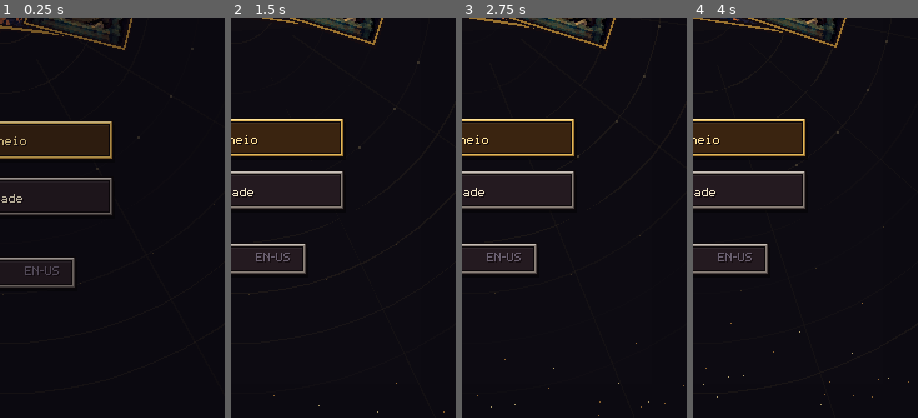
Above: before the commit, frames 1-4 (left to right).
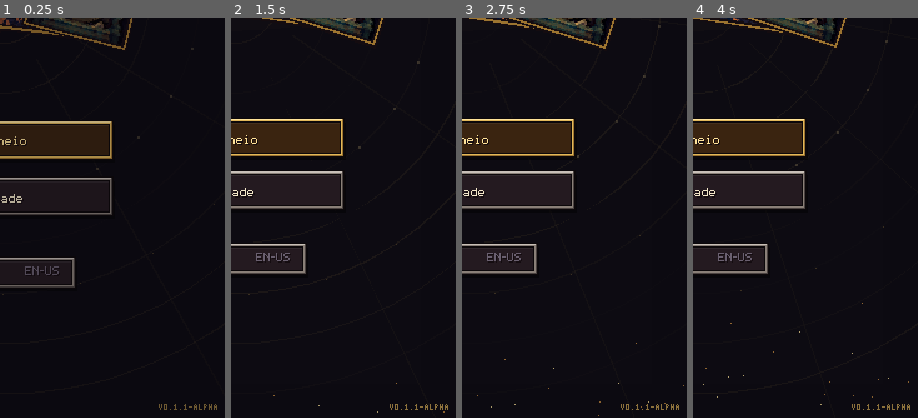
Above: after the commit, the same moments.

Repository: Sapyst/KodeX-Card-Game
Game: Godot game, scene res://fluxo.tscn
Two runs of this game, one before a commit and one after it. Both use one fixed random seed, a clock stepped at 60 frames per second and the inputs below.
Inputs (mouse positions are % of the whole screen's width and height, from its top left):
- Up to frame 1 (0.25 s): no input
- Up to frame 2 (1.5 s): move the mouse to (72, 45) at 0.52 s; click (72, 45) at 0.67 s; drag from (30, 55) to (45, 70) at 1.27 s
- Up to frame 3 (2.75 s): move the mouse to (60, 28) at 2.02 s; click (60, 28) at 2.17 s
- Up to frame 4 (4 s): drag from (45, 70) to (20, 35) at 2.77 s; move the mouse to (80, 65) at 3.52 s; click (80, 65) at 3.67 s
The pictures show only the part of the screen within x 50-100%, y 50-100%; the shares and areas given below are measured in that part.

The runs differ from the first frame. In frame 1, 0.1% of the frame differs, in the area x 70-97%, y 96-98%; in frame 2, 0.1%; in frame 3, 0.1%; in frame 4, 0.1%.

Commit message:
v0.1.1-alpha: reembaralhar o cemitério, visual de Guarda, versão no título
- Deck vazio: pode pagar 5 de Cornucópia (com 6+) para reembaralhar o cemitério no deck (jogo, simulador e regras)
- Entidade com Guarda: carta mais clara, moldura azul-prateada, escudo no topo e reflexo animado
- Versão 0.1.1-alpha (versionCode 2) mostrada na tela de título

Co-Authored-By: Claude Opus 5.5 <noreply@anthropic.com>

Diff:
--- a/godot/carta.gd
+++ b/godot/carta.gd
@@ -69,8 +69,28 @@
 var sem_renascer := false
 
 
+var _fx: Node2D                          # camada sem luz da mesa (cores fiéis): efeito de Guarda
+
+
+func _ready() -> void:
+	_fx = Node2D.new()
+	var mat := CanvasItemMaterial.new()
+	mat.light_mode = CanvasItemMaterial.LIGHT_MODE_UNSHADED
+	_fx.material = mat
+	_fx.draw.connect(_desenhar_fx)
+	add_child(_fx)
+
+
 func _process(_d: float) -> void:
 	queue_redraw()
+	if _fx:
+		_fx.queue_redraw()
+
+
+func _desenhar_fx() -> void:
+	if em_campo and virada_para_cima and tipo == "entidade" and tem("guarda"):
+		_fx.draw_set_transform_matrix(Transform2D(0.0, Vector2(maxf(absf(giro), 0.02), 1.0), inclinacao, bob.round()))
+		_guarda(-LARG / 2, -ALT / 2)
 
 
 func _draw() -> void:
@@ -350,3 +370,33 @@
 	if d < w: return Vector2(x + w - d, y + h)
 	d -= w
 	return Vector2(x, y + h - minf(d, h))
+
+
+const ESCUDO := ["0111110", "1222221", "1233321", "1233321", "1223221", "0122210", "0012100", "0001000"]
+
+
+## Guarda: carta mais clara (véu azul 12%), contorno azul-aço de 2 px, um reflexo de escudo atravessando a carta
+## a cada 1,8 s e um escudo pixel 7×8 (×1) preso no topo, no meio.
+func _guarda(x0: int, y0: int) -> void:
+	var tt := Time.get_ticks_msec() / 1000.0
+	var r := Rect2(x0, y0, LARG, ALT)
+	_fx.draw_rect(r, Color(0.75, 0.88, 1.0, 0.2))
+	var fase := fmod(tt / 1.8, 1.0)
+	var bx := x0 - 8 + fase * (LARG + 16)
+	for k in 3:                                   # reflexo inclinado: 3 degraus de 2 px de altura cada terço
+		var xx := bx + k * 3
+		var faixa := Rect2(xx, y0 + k * ALT / 3.0, 4, ALT / 3.0).intersection(r)
+		if faixa.size.x > 0:
+			_fx.draw_rect(faixa, Color(1, 1, 1, 0.22))
+	var pulso := 0.7 + 0.3 * sin(tt * TAU / 1.4)
+	_fx.draw_rect(r.grow(1), Color(0.7, 0.85, 1.0, pulso), false, 2.0)
+	_fx.draw_rect(r.grow(3), Color(0.45, 0.65, 1.0, 0.55 * pulso), false, 2.0)
+	_fx.draw_rect(r.grow(5), Color(0.45, 0.65, 1.0, 0.25 * pulso), false, 2.0)
+	var cores := [Color(0, 0, 0, 0), Color("#1b2333"), Color("#c9d6ea"), Color("#4f7fd0")]
+	var ox := x0 + LARG / 2 - 7                    # escudo 2× (14×16 px) centrado sobre a borda de cima
+	var oy := y0 - 9
+	for yy in ESCUDO.size():
+		for xx in 7:
+			var v := int(ESCUDO[yy][xx])
+			if v > 0:
+				_fx.draw_rect(Rect2(ox + xx * 2, oy + yy * 2, 2, 2), cores[v])
--- a/godot/dados/ui_en.json
+++ b/godot/dados/ui_en.json
@@ -95,5 +95,9 @@
  "ESCOLHA O ALVO": "CHOOSE A TARGET",
  "TOQUE UMA ENTIDADE SUA": "TAP ONE OF YOUR ENTITIES",
  "TOQUE NUMA CARTA": "TAP A CARD",
- "EFEITO: ": "EFFECT: "
+ "EFEITO: ": "EFFECT: ",
+ "DECK VAZIO": "EMPTY DECK",
+ "REEMBARALHAR O CEMITERIO: -%d CORNUCOPIA": "RESHUFFLE GRAVEYARD: -%d CORNUCOPIA",
+ "REEMBARALHAR": "RESHUFFLE",
+ "NAO  (-%d)": "NO  (-%d)"
 }
--- a/godot/fluxo.gd
+++ b/godot/fluxo.gd
@@ -375,6 +375,9 @@
 
 
 func _titulo() -> void:
+	# versão no canto inferior direito (vem de application/config/version)
+	var ver := "v" + str(ProjectSettings.get_setting("application/config/version", ""))
+	PixelFonte.desenhar(self, Vector2(354 - PixelFonte.largura(ver.to_upper()), 628), ver.to_upper(), Color(0.89, 0.72, 0.35, 0.6))
 	# cartas lendárias em leque, abrindo e respirando
 	var ids := ["ind_tupa", "cri_sao_miguel_arcanjo", "hin_shiva_nataraja", "bru_hecate", "tao_imperador_de_jade"]
 	var e := _entrada(2)
--- a/godot/mesa.gd
+++ b/godot/mesa.gd
@@ -126,6 +126,24 @@
 	await _ir_para_deck()
 	await _comprar_mao()
 	print("PRONTO: mão inicial comprada")
+	if OS.get_environment("GD_TESTE_REEMB") != "":             # teste: Guarda em campo + deck vazio → reembaralhar
+		var g := _nova_carta(proj(DECK_JOG), 1.0)
+		g.definir(db["cartas"]["hin_durga"], 0)
+		g.virada_para_cima = true
+		deck_jog.erase(g)
+		await _por_em_campo(g, 0, 1)
+		for c in deck_jog.duplicate():
+			cemit[0].append({"dados": c.dados, "no": null})
+			c.queue_free()
+		deck_jog.clear()
+		cemiterio[0] = cemit[0].size()
+		await get_tree().create_timer(1.0).timeout
+		get_tree().create_timer(1.5).timeout.connect(func() -> void: escolhido.emit(true))
+		await _comprar(0)
+		print("REEMB deck=", deck_jog.size(), " cornucopia=", cornucopia[0], " mao=", mao_jog.size())
+		await get_tree().create_timer(1.5).timeout
+		get_tree().quit()
+		return
 	if OS.get_environment("GD_TESTE_TOKEN") != "":             # teste visual: invoca o Cão Celestial e abre o zoom
 		await motor._invocar_tokens(0, {"nome": "Xiaotian Quan, Cão Celestial", "atk": 2, "vida": 1, "n": 1}, null)
 		await get_tree().create_timer(1.0).timeout
@@ -1472,9 +1490,20 @@
 	fim_turno_pedido.emit()               # a partida podia estar esperando o botão FIM do jogador
 
 
-## Compra 1. Deck vazio = fadiga (2 de dano na Cornucópia). Mão cheia (7) = a carta comprada queima.
+## Compra 1. Deck vazio: pode reembaralhar o cemitério pagando 5 de Cornucópia (com 6+); senão fadiga (2 de dano).
+## Mão cheia (7) = a carta comprada queima.
 func _comprar(d: int) -> void:
 	var deck := _deck_de(d)
+	if deck.is_empty() and modo_partida and _pode_reembaralhar(d):
+		var sim := true
+		if motor.humano(d):
+			sim = await pedir_sim_nao("DECK VAZIO", "REEMBARALHAR O CEMITERIO: -%d CORNUCOPIA" % CUSTO_REEMBARALHAR,
+				"REEMBARALHAR", "NAO  (-2)")
+		elif cemit[d].size() < 3 and cornucopia[d] < 10:
+			sim = false                                  # IA: com quase nada no cemitério, prefere a fadiga
+		if sim:
+			await _reembaralhar(d)
+			deck = _deck_de(d)
 	if deck.is_empty():
 		cornucopia[d] -= 2
 		placar_pulo[d] = 1.0
@@ -1485,6 +1514,78 @@
 		await _checar_fim()
 		return
 	await _receber_comprada(d, deck.pop_back())
+
+
+const CUSTO_REEMBARALHAR := 5
+
+
+func _pode_reembaralhar(d: int) -> bool:
+	return cornucopia[d] >= CUSTO_REEMBARALHAR + 1 and cemit[d].any(func(e: Dictionary) -> bool: return not e["dados"].get("token", false))
+
+
+## Paga 5 de Cornucópia; as cartas do cemitério voam (viradas para baixo, uma a cada 0,04 s) para o deck, que embaralha.
+func _reembaralhar(d: int) -> void:
+	cornucopia[d] -= CUSTO_REEMBARALHAR
+	placar_pulo[d] = 1.0
+	tremor = 2.5
+	Sessao.vibrar(40, 0.7)
+	efeitos.flash(Color("#7a5aa8"), 0.25)
+	efeitos.numero(_pos_placar(d) + Vector2(36, 2), "-%d" % CUSTO_REEMBARALHAR, Color("#ff5050"), 2)
+	efeitos.numero(Vector2(180, LINHA_Y + (40 if d == 0 else -40)), "REEMBARALHAR", Color("#e0c8ff"), 2)
+	var cem := proj(CEMIT_JOG if d == 0 else CEMIT_OPON)
+	var dest := proj(DECK_JOG if d == 0 else DECK_OPON)
+	var deck := _deck_de(d)
+	var entradas: Array = cemit[d].duplicate()
+	cemit[d].clear()
+	cemiterio[d] = 0
+	for k in entradas.size():
+		var e: Dictionary = entradas[k]
+		if e["dados"].get("token", false):
+			if e["no"] != null and is_instance_valid(e["no"]):
+				(e["no"] as Carta).queue_free()
+			continue
+		var c: Carta
+		if e["no"] != null and is_instance_valid(e["no"]):
+			c = e["no"]
+		else:
+			c = _nova_carta(cem, esc_em(cem))
+		c.definir(e["dados"], d)
+		c.resetar()
+		c.em_campo = false
+		c.apagada = false
+		c.empilhada = false
+		c.z_index = 300 + k
+		if c.virada_para_cima:
+			c.virar(0.2)
+		deck.append(c)
+		_arco(c, dest + Vector2(0, -k / 3), 0.38, 30, rng.randf_range(-0.3, 0.3), esc_em(dest))
+		efeitos.faiscas(c.position, 4, Color("#c8b0f0"))
+		await get_tree().create_timer(0.04).timeout
+	await get_tree().create_timer(0.45).timeout
+	_embaralhar_deck(d)
+	for c in deck:                                       # batidinha do monte embaralhado
+		c.rotation = 0.0
+		var t := create_tween()
+		t.tween_property(c, "scale", Vector2(c.scale.x, c.scale.y * 0.92), 0.06)
+		t.tween_property(c, "scale", Vector2.ONE * esc_em(dest), 0.12).set_trans(Tween.TRANS_BACK).set_ease(Tween.EASE_OUT)
+	efeitos.anel(dest, Color("#c8b0f0"), 40)
+	await get_tree().create_timer(0.3).timeout
+	await _checar_fim()
+
+
+## Pergunta sim/não: mesa escurece, faixa com título e subtítulo, dois botões.
+func pedir_sim_nao(titulo: String, sub: String, txt_sim: String, txt_nao: String) -> bool:
+	efeitos.t_escolha = 0.0
+	efeitos.faixa_alvo = {"titulo": titulo, "sub": Sessao.t(sub), "y": LINHA_Y}
+	efeitos.escolha = [{"rect": Rect2(70, LINHA_Y + 20, 104, 16), "texto": txt_sim, "valor": true},
+		{"rect": Rect2(186, LINHA_Y + 20, 104, 16), "texto": txt_nao, "valor": false}]
+	_veu(1.0)
+	Sessao.vibrar(12, 0.4)
+	var v = await escolhido
+	efeitos.faixa_alvo = {}
+	efeitos.escolha.clear()
+	_veu(0.0, 0.18)
+	return v == true
 
 
 ## A carta (já fora do deck) vai para a mão com o arco de compra. `queimar`: mão cheia manda ao cemitério.
--- a/godot/project.godot
+++ b/godot/project.godot
@@ -3,6 +3,7 @@
 
 [application]
 config/name="KodeX"
+config/version="0.1.1-alpha"
 run/main_scene="res://fluxo.tscn"
 config/icon="res://icon.png"
 config/features=PackedStringArray("4.7", "Mobile")
Not shown, changed: godot/export_presets.cfg
Not shown, changed: docs/regras.md
Not shown, changed: sim/engine.py
